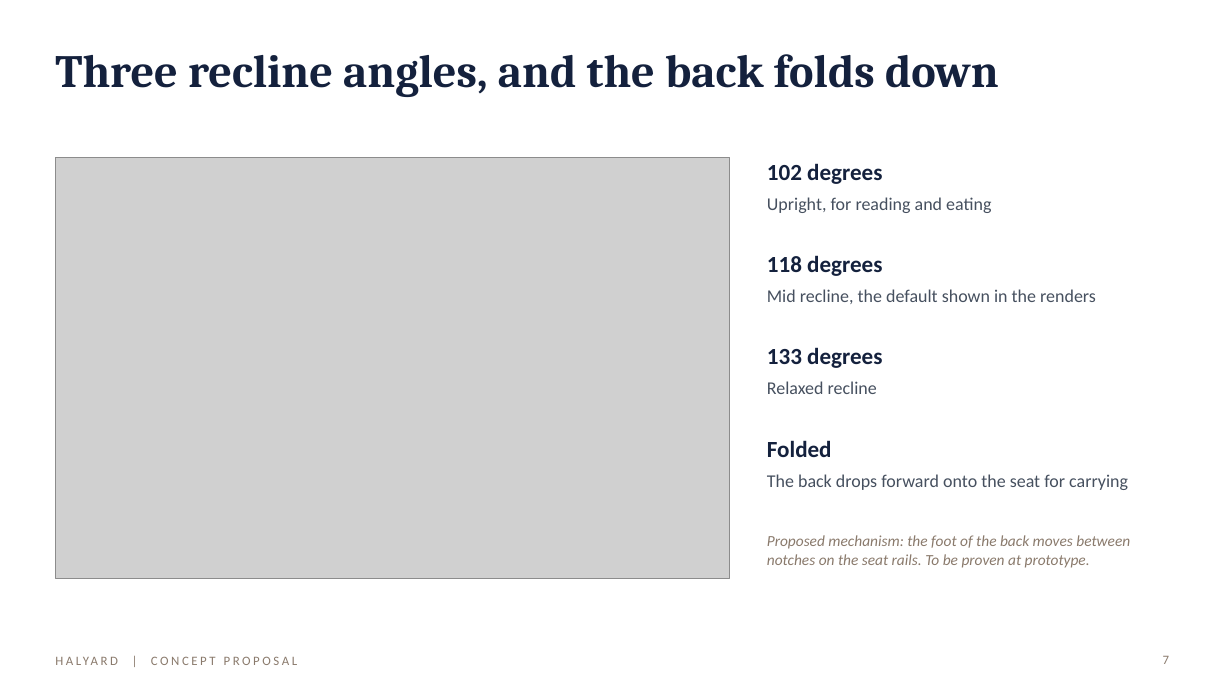
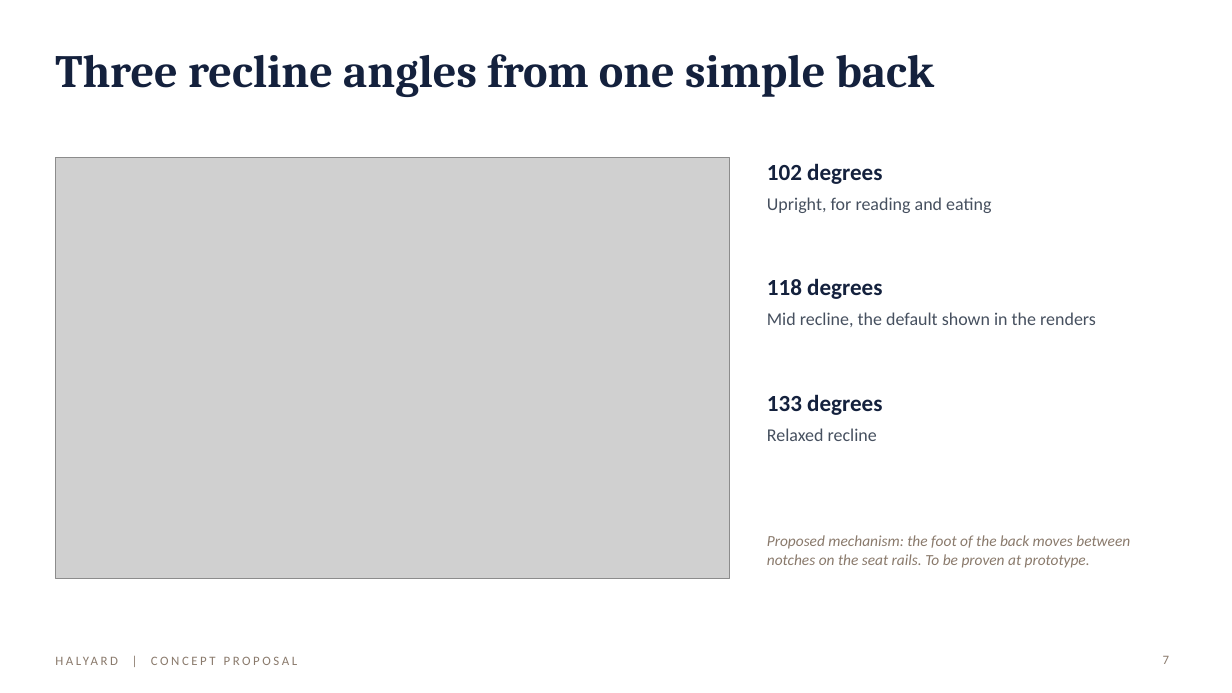
Before and after one commit to peterkaplan/hiking-games, a slide deck: slide 7 of beach-chair-render/Halyard-Beach-Club-Chair-Proposal.pptx. Drawn at 1232x693 pixels with LibreOffice and Linux fonts; fonts in the diff are those of the drawing; grey boxes stand for pictures. Boxes give left, top, right and bottom in pixels: in the first picture for what was removed or moved away, otherwise in the second. Text is boxed around its words. In the diff, an @@ line names an element or a change of style, - is before the commit and + after.

```diff
--- a/beach-chair-render/Halyard-Beach-Club-Chair-Proposal.pptx
+++ b/beach-chair-render/Halyard-Beach-Club-Chair-Proposal.pptx
@@ text at [55, 54, 934, 97]: text changed @@
-Three recline angles, and the back folds down
+Three recline angles from one simple back
@@ text "118 degrees": place and size @@
-text "118 degrees" at [767, 255, 882, 276]
+text "118 degrees" at [767, 278, 882, 299]
@@ text "Mid recline, the default shown ...": place and size @@
-text "Mid recline, the default shown ..." at [767, 289, 1096, 304]
+text "Mid recline, the default shown ..." at [767, 312, 1096, 327]
@@ text "133 degrees": place and size @@
-text "133 degrees" at [767, 347, 882, 368]
+text "133 degrees" at [767, 394, 882, 415]
@@ text "Relaxed recline": place and size @@
-text "Relaxed recline" at [767, 381, 877, 394]
+text "Relaxed recline" at [767, 428, 877, 441]
@@ text removed at [767, 440, 832, 457] @@
-Folded
@@ text removed at [767, 474, 1128, 490] @@
-The back drops forward onto the seat for carrying
```
Also in this commit, not shown: 13 other slides changed, 12 other files.
